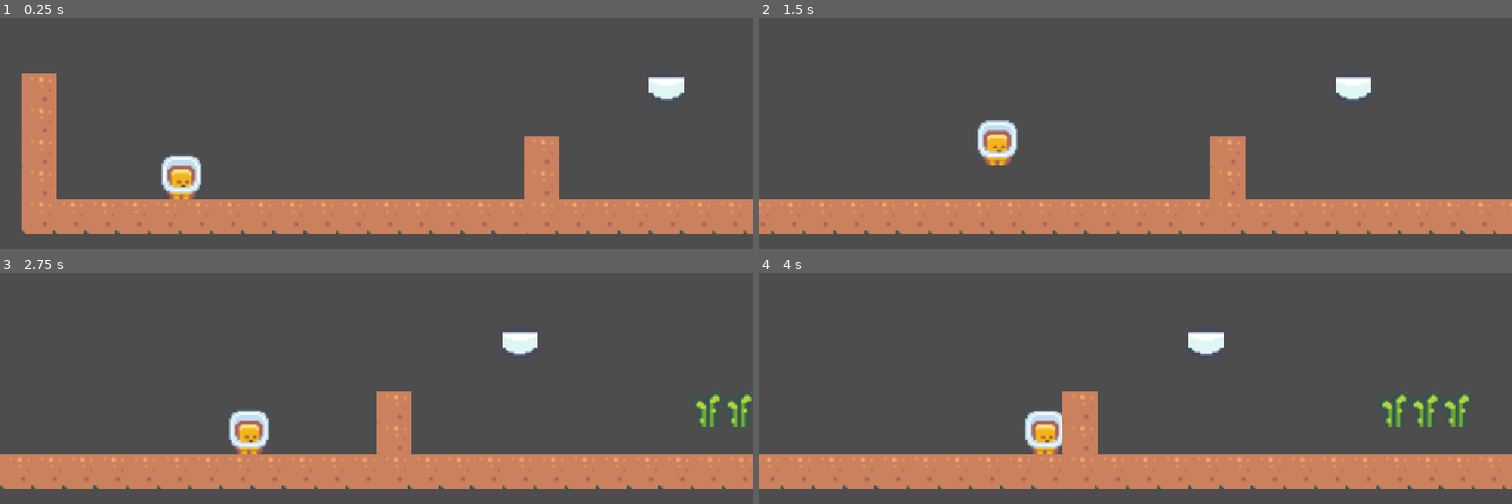
Above: before the commit, frames 1-4 (two rows, left to right).
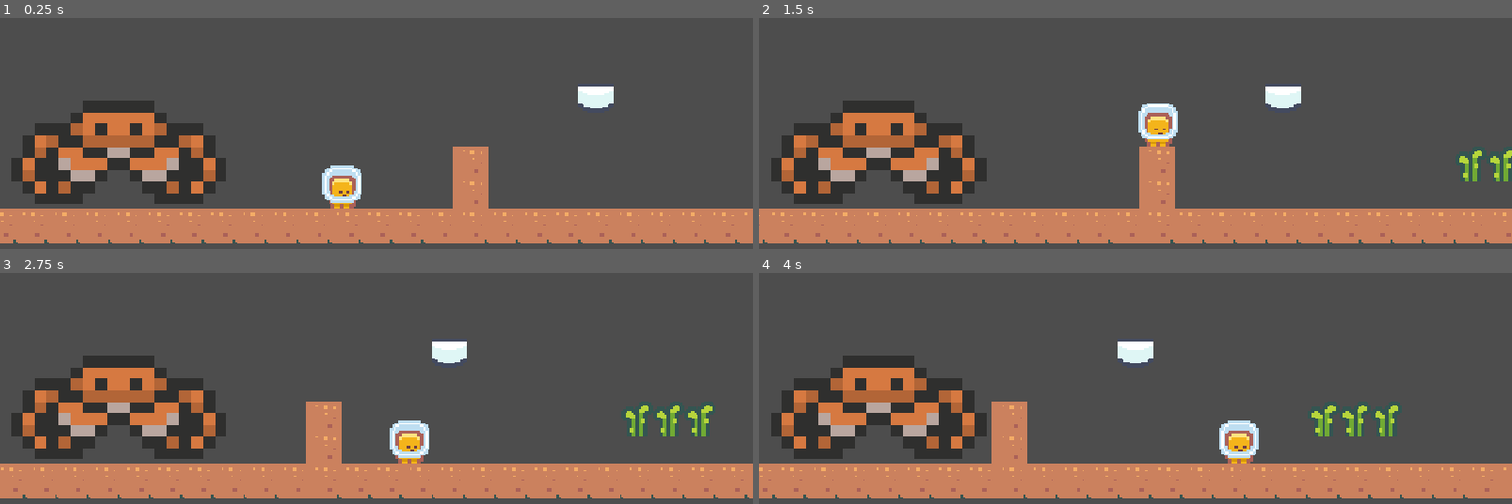
Above: after the commit, the same moments.

Repository: enreysen/GameDevProject1
Game: Godot game, scene res://Scenes/main.tscn
Two runs of this game, one before a commit and one after it. Both use one fixed random seed, a clock stepped at 60 frames per second and the inputs below.
Inputs:
- Up to frame 1 (0.25 s): no input
- Up to frame 2 (1.5 s): hold D (move_right) from 0.53 s (still down); tap Space (jump) at 0.77 s
- Up to frame 3 (2.75 s): tap Space (jump) at 1.52 s; release D (move_right) at 2.03 s; hold A (move_left) from 2.03 s (still down)
- Up to frame 4 (4 s): release A (move_left) at 2.78 s; hold D (move_right) from 2.78 s (still down); tap Space (jump) at 3.02, 3.77 s

The runs differ from the first frame. In frame 1, 23% of the frame differs, in the area x 0-100%, y 23-98%; in frame 2, 23%; in frame 3, 24%; in frame 4, 24%, in the area x 0-100%, y 25-98%.

Commit message:
basic crab movement

Diff:
--- /dev/null
+++ b/Scenes/crab.tscn
@@ -0,0 +1,19 @@
+[gd_scene format=3 uid="uid://putqfo33qovd"]
+
+[ext_resource type="Texture2D" uid="uid://hf0ajxgn6i20" path="res://Sprites/Entities/Crab Sprite Sheet.png" id="1_rxqea"]
+
+[sub_resource type="RectangleShape2D" id="RectangleShape2D_rxqea"]
+size = Vector2(111, 58)
+
+[node name="Crab" type="Area2D" unique_id=2141718950]
+
+[node name="Sprite2D" type="Sprite2D" parent="." unique_id=142741404]
+position = Vector2(-81, -94.5)
+scale = Vector2(6.1249995, 5.90625)
+texture = ExtResource("1_rxqea")
+hframes = 4
+vframes = 4
+
+[node name="CollisionShape2D" type="CollisionShape2D" parent="." unique_id=1706575480]
+position = Vector2(-81.5, -29)
+shape = SubResource("RectangleShape2D_rxqea")
--- a/Scenes/main.tscn
+++ b/Scenes/main.tscn
@@ -5,11 +5,13 @@
 [ext_resource type="TileSet" uid="uid://by8j8sx37s0ep" path="res://Sprites/Tiles/placeholder_tile_set.tres" id="3_21xkr"]
 [ext_resource type="PackedScene" uid="uid://c6odshslp0owr" path="res://Scenes/moving_wall.tscn" id="4_jjvhh"]
 [ext_resource type="Script" uid="uid://ch4gqmbbxwjdx" path="res://Scripts/moving_wall.gd" id="5_kry3j"]
+[ext_resource type="PackedScene" uid="uid://putqfo33qovd" path="res://Scenes/crab.tscn" id="6_21xkr"]
+[ext_resource type="Script" uid="uid://meg5usovlrq0" path="res://Scripts/crab.gd" id="7_6bp64"]
 
 [node name="Main" type="Node2D" unique_id=1515015212]
 
 [node name="Player" parent="." unique_id=67976220 instance=ExtResource("1_jjvhh")]
-position = Vector2(74, 527)
+position = Vector2(192, 531)
 script = ExtResource("2_kry3j")
 
 [node name="TileMapLayer" type="TileMapLayer" parent="." unique_id=1534868249]
@@ -18,5 +20,9 @@
 tile_set = ExtResource("3_21xkr")
 
 [node name="AnimatableBody2D" parent="." unique_id=1445278934 instance=ExtResource("4_jjvhh")]
-position = Vector2(354, 425)
+position = Vector2(390, 420)
 script = ExtResource("5_kry3j")
+
+[node name="Crab" parent="." unique_id=2141718950 instance=ExtResource("6_21xkr")]
+position = Vector2(159, 541)
+script = ExtResource("7_6bp64")
--- /dev/null
+++ b/Scripts/crab.gd
@@ -0,0 +1,17 @@
+extends Area2D
+
+@export var move_direction: Vector2
+@export var move_speed : float = 20
+
+# Called when the node enters the scene tree for the first time.
+func _ready() -> void:
+	pass # Replace with function body.
+# Called every frame. 'delta' is the elapsed time since the previous frame.
+func _process(delta: float) -> void:
+	position.x += 0.5
+
+func _on_body_entered(body: Node2D) -> void:
+	if not body.is_in_group("Player"):
+		return
+
+	print("Deal Damage to Player")
--- a/project.godot
+++ b/project.godot
@@ -46,4 +46,5 @@
 
 [rendering]
 
+textures/canvas_textures/default_texture_filter=0
 rendering_device/driver.windows="d3d12"
Not shown, added: Scripts/crab.gd.uid
Binary file added: Sprites/Entities/Crab Sprite Sheet.png
Not shown, added: Sprites/Entities/Crab Sprite Sheet.png.import
